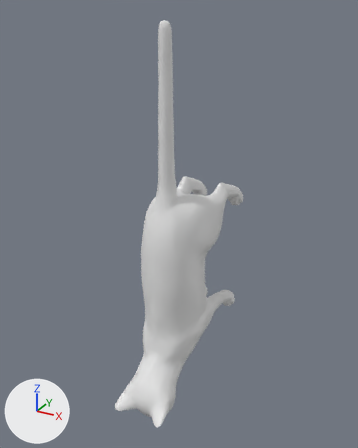
One commit to the OBJ model clean_configuration/Data/cat.obj: the scene before it, then after it.
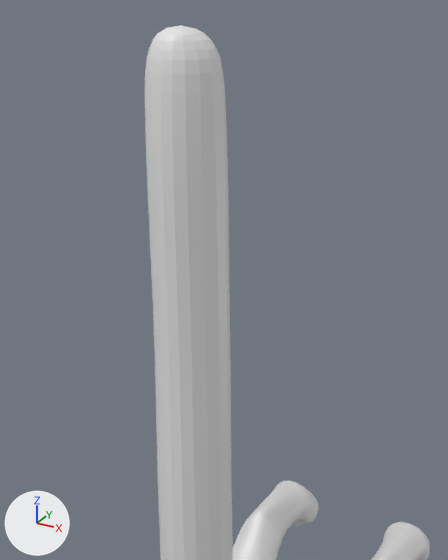
There are two pictures of each version: one whole from a 50 mm lens placed at (111.0, -249.9, 126.8), pointed at (-1.5, -45.4, 24.5), one close up from a 50 mm lens placed at (23.8, -97.8, 122.6), pointed at (5.9, -65.3, 106.3). The lights are fixed; the arrows at lower left show +X, +Y and +Z. Where no turn or scale is listed for an object, it has been applied to the vertices.

The older version as bpy lines, for what is in view:
```python
me_cat = bpy.data.meshes.new('cat')
me_cat.from_pydata(...)  # 27894 vertices, 55712 faces; spans x -17.0..17.0, y -93.0..1.0, z -79.0..121.0
ob_cat = bpy.data.objects.new('cat', me_cat)
ob_cat.location = (0.0, 0.0, 0.0)
```
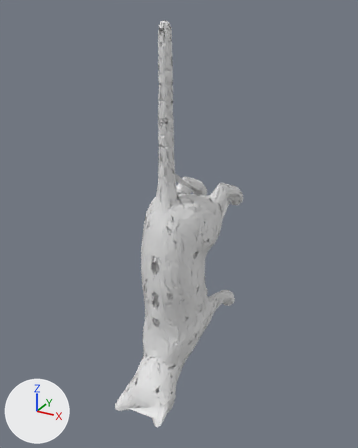
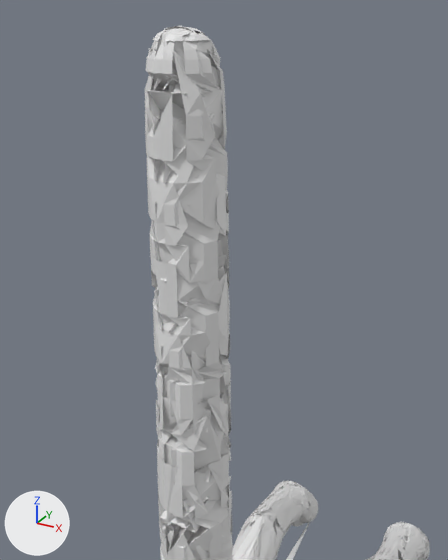
The change in detail:
me_cat is used by ob_cat; location (0.0, 0.0, 0.0).
me_cat had 27894 vertices, 55712 faces and spanned x -17.0..17.0, y -93.0..1.0, z -79.0..121.0.
me_cat now has 27893 vertices, 55706 faces and spans x -17.0..17.0, y -93.0..1.0, z -79.0..121.0.
me_cat part 1: 1 vertex removed from x -1.0, y -61.0, z 121.0.

Changed parts and their boxes [x1, y1, x2, y2] in the close-ups (448 x 560 px):
'cat', reshaped
    before: [145, 25, 430, 560]
    after: [145, 26, 430, 560]
part 1 of me_cat, deleted
    before: [157, 26, 176, 35]
